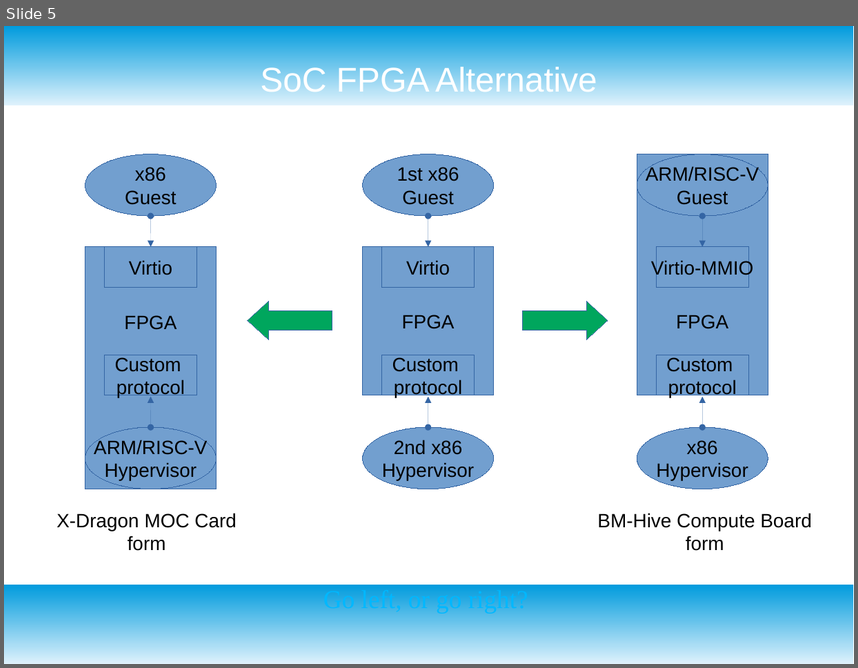
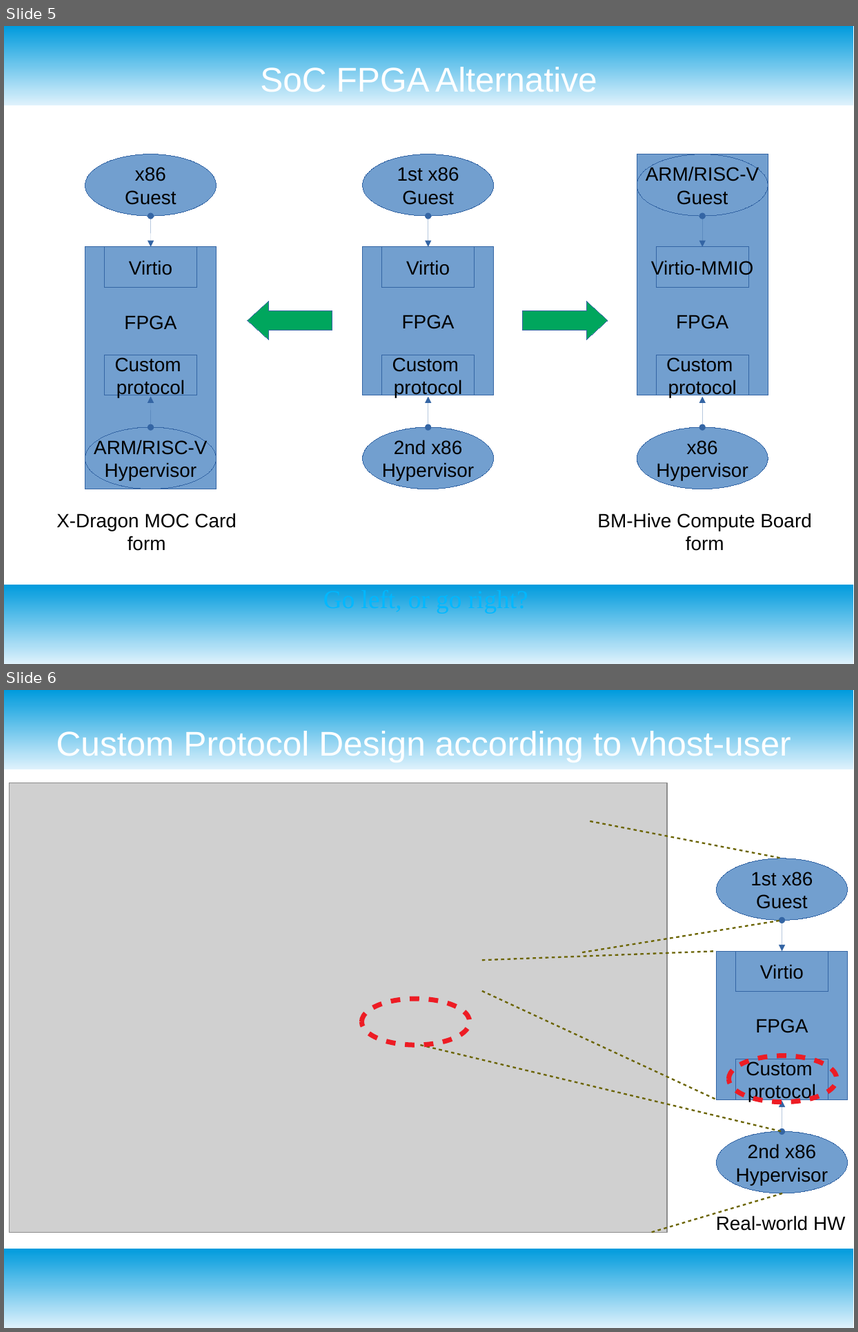
Before and after one commit to RSPwFPGAs/virtio-fpga-bridge, a slide deck: doc/virio-fpga-bridge.odp. Shown one above the other, each under a label of ours: slide 5 before the commit, slides 5 and 6 after it. The pictures are 858x668 and 858x1332 pixels, drawn with LibreOffice and Linux fonts; fonts in the diff are those of the drawing; grey boxes stand for pictures. Boxes give left, top, right and bottom in pixels: in the first picture for what was removed or moved away, otherwise in the second. Text is boxed around its words. In the diff, an @@ line names an element or a change of style, - is before the commit and + after.

Commit message:
Updated Readme with custom protocl design.

```diff
--- a/doc/virio-fpga-bridge.odp
+++ b/doc/virio-fpga-bridge.odp
@@ slide 6 added at [4,690,854,1328], background #FFFFFF; not listed: 2 template elements that a slide beside it also shows @@
@@ title added at [56,729,791,762], 32 pt, text #FFFFFF @@
+Custom Protocol Design according to vhost-user
@@ picture added at [10,782,667,1232] @@
@@ line added from (590, 821) to (783, 858), #6B6400 1.5 pt @@
@@ line added from (582, 952) to (782, 920), #6B6400 1.5 pt @@
@@ line added from (482, 960) to (717, 951), #6B6400 1.5 pt @@
@@ ellipse added at [362,998,470,1045], outline #ED1C24 4.51 pt @@
@@ line added from (482, 991) to (717, 1100), #6B6400 1.5 pt @@
@@ line added from (421, 1045) to (782, 1131), #6B6400 1.5 pt @@
@@ ellipse added at [729,1056,837,1102], outline #ED1C24 4.51 pt @@
@@ group added at [717,858,848,1193]: 3 rectangles, 2 ellipses, 2 double arrows @@
+1st x86
+Guest
+FPGA
+2nd x86
+Hypervisor
+Virtio
+Custom
+protocol
@@ line added from (652, 1232) to (783, 1193), #6B6400 1.5 pt @@
@@ text added at [716,1215,845,1230], 18 pt, text #000000 @@
+Real-world HW
```
Also in this commit, not shown: 1 slide removed, 2 other files.
